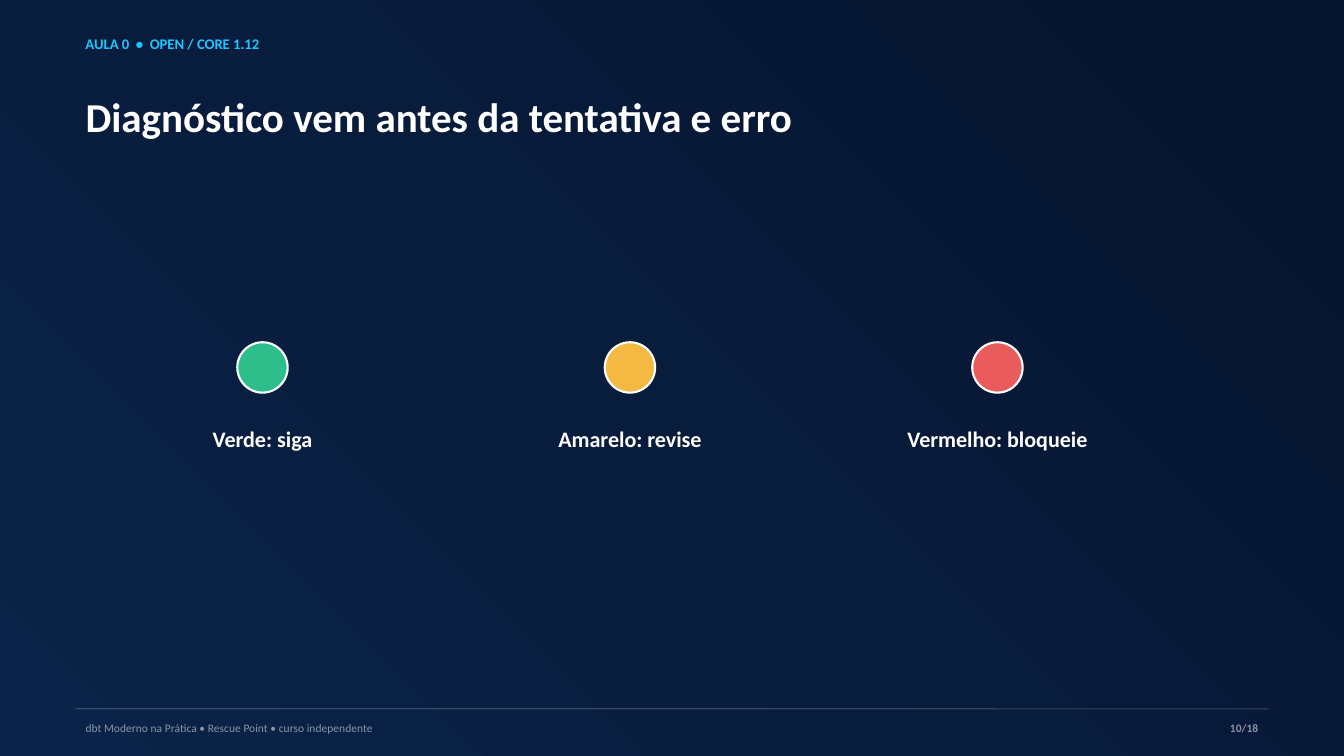
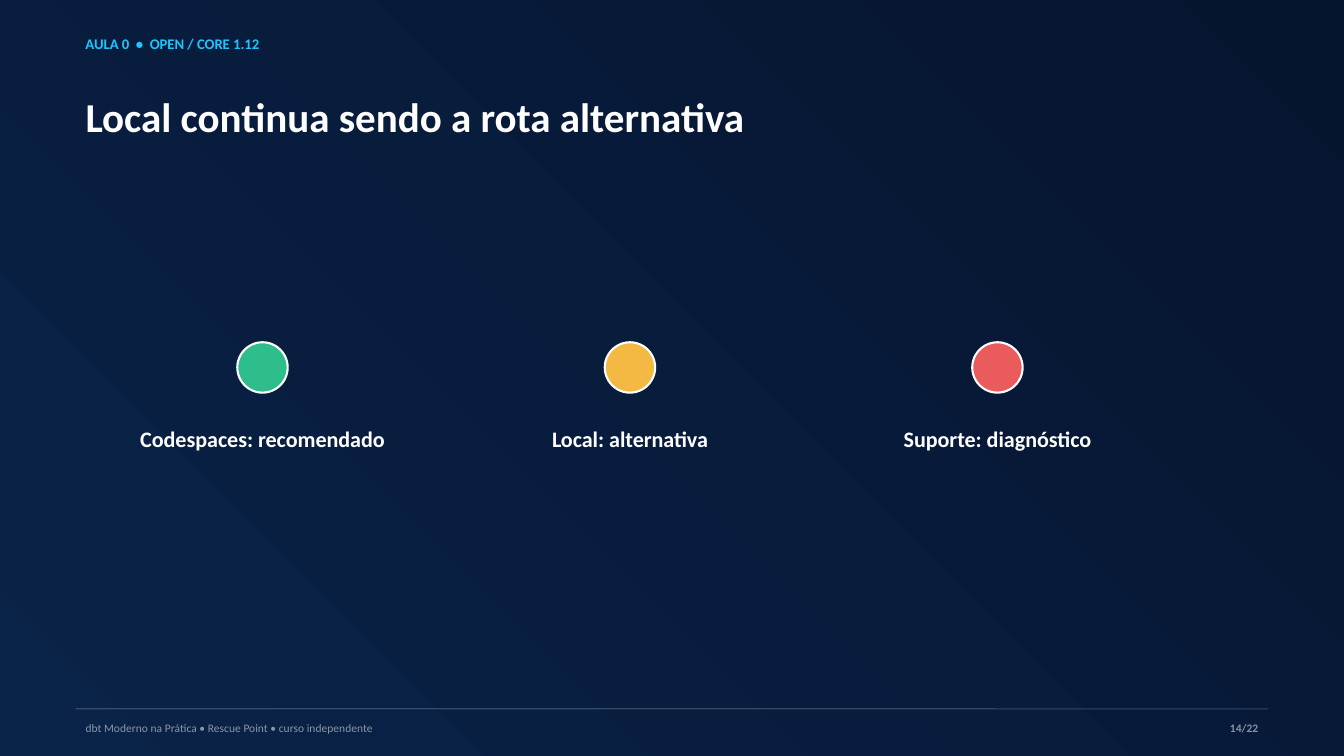
Before and after one commit to AnselmoBorges/dbt-moderno-na-pratica, a slide deck: slide 14 of assets/decks/aula-00-ambiente.pptx (slide 10 before the commit). Drawn at 1344x756 pixels with LibreOffice and Linux fonts; fonts in the diff are those of the drawing. Boxes give left, top, right and bottom in pixels: in the first picture for what was removed or moved away, otherwise in the second. Text is boxed around its words. In the diff, an @@ line names an element or a change of style, - is before the commit and + after.

Commit message:
feat: recomenda Codespaces na aula zero

```diff
--- a/assets/decks/aula-00-ambiente.pptx
+++ b/assets/decks/aula-00-ambiente.pptx
@@ text at <box>86,103,744,133</box>: text changed @@
-Diagnóstico vem antes da tentativa e erro
+Local continua sendo a rota alternativa
@@ text at <box>140,431,385,451</box>: text changed @@
-Verde: siga
+Codespaces: recomendado
@@ text at <box>552,431,708,447</box>: text changed @@
-Amarelo: revise
+Local: alternativa
@@ text at <box>904,431,1092,451</box>: text changed @@
-Vermelho: bloqueie
+Suporte: diagnóstico
@@ text at <box>1230,724,1258,732</box>: text changed @@
-10/18
+14/22
```
Also in this commit, not shown: 16 other slides changed, 5 slides added, 1 slide removed, 22 other files.
